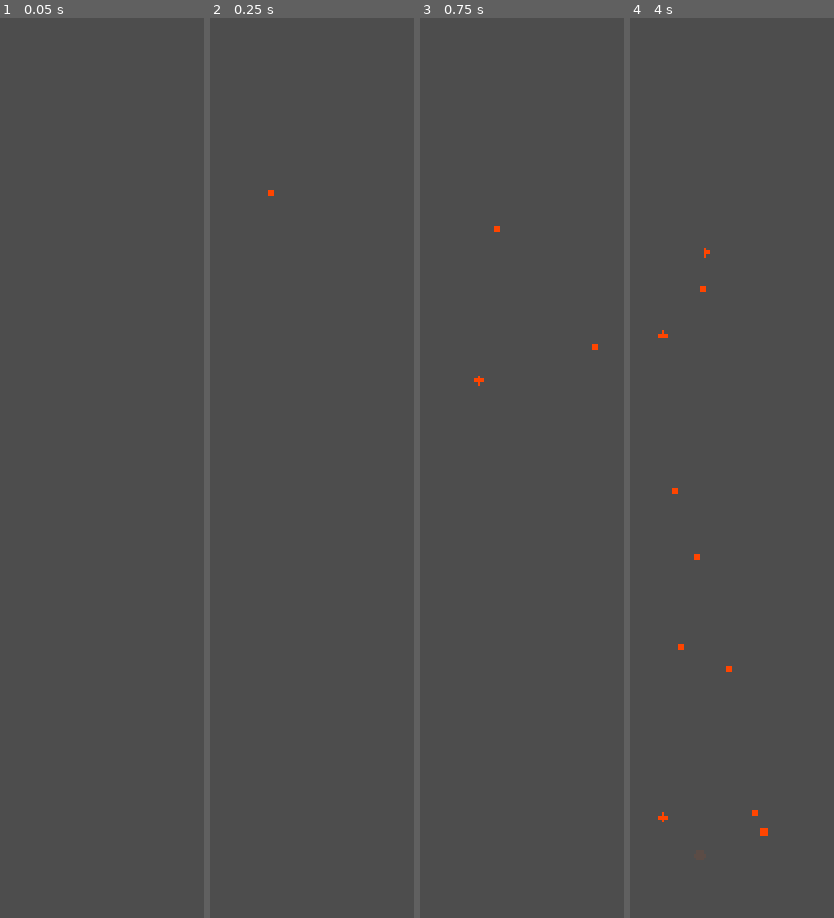
Above: before the commit, frames 1-4 (left to right).
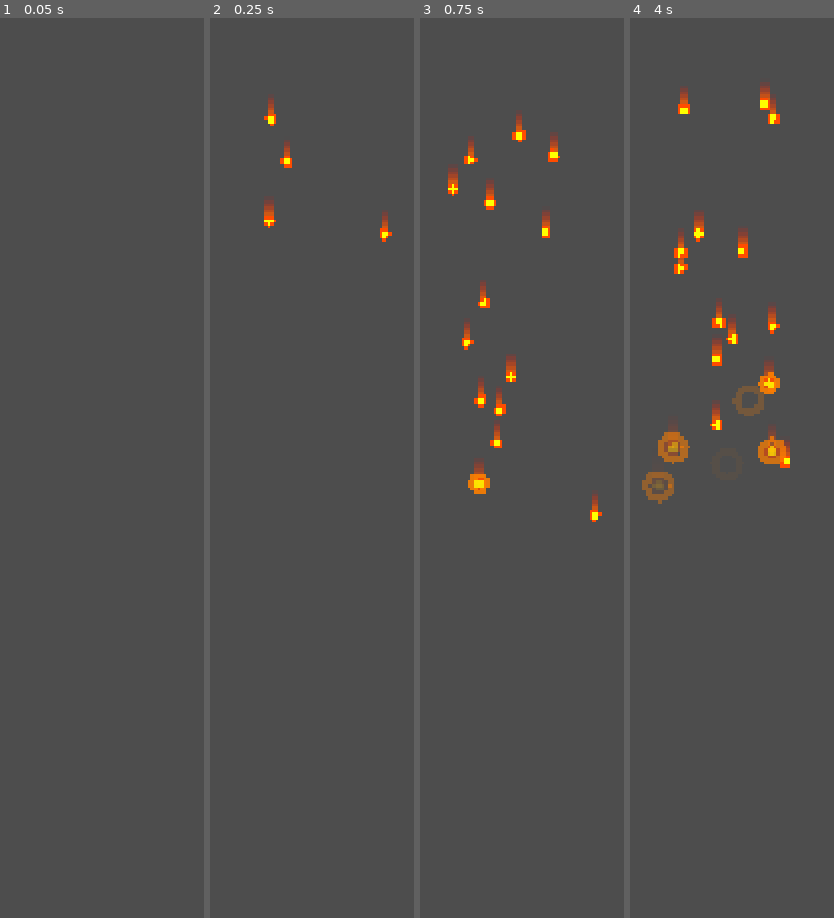
Above: after the commit, the same moments.

Repository: seekerzz/tower-html
Game: Godot game, scene res://src/Scenes/Tests/TestFirestorm.tscn
Same seed, same stepped clock (60 frames per second), same inputs: the game is played once before the commit and once after it. The project has no main scene, so this scene is started directly.
Inputs (mouse positions are in pixels of both pictures, inside the frame that each line leads up to):
- Up to frame 1 (0.05 s): no input
- Up to frame 2 (0.25 s): no input
- Up to frame 3 (0.75 s): tap Enter at 0.5 s; move the mouse to (outside the picture) at 0.52 s; hold Right (ui_right) from 0.53 s (still down); tap Q at 0.6 s; click (outside the picture) at 0.67 s
- Up to frame 4 (4 s): release Right (ui_right) at 1.25 s; drag from (outside the picture) to (805, 531) at 1.27 s; move the mouse to (outside the picture) at 2.02 s; hold Right (ui_right) 2.03-2.75 s; tap R at 2.1 s; drag from (652, 648) to (762, 360) at 2.77 s; move the mouse to (outside the picture) at 3.52 s; hold Left (ui_left) from 3.53 s (still down); tap Q at 3.6 s

Frame 1 is identical in both runs. In frame 2, 0.5% of the frame differs, in the area x 26-90%, y 8-25%; in frame 3, 1.9%; in frame 4, 3.6%, in the area x 5-79%, y 7-91%.

Commit message:
Implement Phoenix Firestorm skill with enhanced visuals
- Added `src/Scripts/Skills/FirestormController.gd`: Controls the Firestorm skill, spawning meteor projectiles rapidly in a defined area.
- Updated `src/Scripts/Projectile.gd`:
    - Added `_setup_meteor()` for a high-quality visual representation (core, head, trail).
    - Added `_spawn_meteor_explosion()` to create an explosion effect (expanding ring) when the meteor despawns/impacts.
- Created `src/Scenes/Tests/TestFirestorm.tscn`: A test scene to verify the skill's visual and logical behavior.
- Adjusted spawn rate to 20/sec and increased projectile speed for a more impactful "Rain of Fire" effect.

Diff:
--- a/src/Scripts/Projectile.gd
+++ b/src/Scripts/Projectile.gd
@@ -78,7 +78,7 @@
 	elif type == "dragon_breath":
 		_setup_dragon_breath()
 	elif type == "meteor":
-		_setup_simple_visual(Color("FF4500"), "circle") # Orange-Red circle
+		_setup_meteor()
 	elif type == "pinecone":
 		_setup_simple_visual(Color("8B4513"), "circle") # Brown circle
 	elif type == "ink":
@@ -107,7 +107,37 @@
 		# Slight expansion for explosion effect
 		tween.tween_property(self, "scale", scale * 1.5, 0.2)
 
+	if type == "meteor":
+		# Spawn explosion
+		_spawn_meteor_explosion()
+
 	tween.chain().tween_callback(queue_free)
+
+func _spawn_meteor_explosion():
+	# Simple explosion visual
+	var explosion = Node2D.new()
+	explosion.position = global_position
+
+	# Expanding ring
+	var ring = Line2D.new()
+	var points = []
+	for i in range(17):
+		var angle = (i * TAU) / 16
+		points.append(Vector2(cos(angle), sin(angle)) * 5.0)
+	ring.points = PackedVector2Array(points)
+	ring.width = 3.0
+	ring.closed = true
+	ring.default_color = Color(1.0, 0.5, 0.0) # Orange
+	explosion.add_child(ring)
+
+	# Tween ring
+	var tween = explosion.create_tween()
+	tween.tween_property(ring, "scale", Vector2(4, 4), 0.3).set_trans(Tween.TRANS_EXPO).set_ease(Tween.EASE_OUT)
+	tween.parallel().tween_property(ring, "modulate:a", 0.0, 0.3)
+	tween.chain().tween_callback(explosion.queue_free)
+
+	# Add to parent scene so it persists
+	get_parent().add_child(explosion)
 
 func _process(delta):
 	if is_fading: return
@@ -496,3 +526,50 @@
 	poly.polygon = PackedVector2Array(pts)
 	poly.color = Color(1.0, 0.4, 0.0, 0.7) # Orange
 	add_child(poly)
+
+func _setup_meteor():
+	if visual_node: visual_node.hide()
+
+	# Head: Fiery circle
+	var head = Polygon2D.new()
+	var points = PackedVector2Array()
+	var radius = 10.0
+	for i in range(12):
+		var angle = (i * TAU) / 12
+		points.append(Vector2(cos(angle), sin(angle)) * radius)
+	head.polygon = points
+	head.color = Color(1.0, 0.3, 0.0) # Red-Orange
+	add_child(head)
+
+	# Core: Yellow center
+	var core = Polygon2D.new()
+	points = PackedVector2Array()
+	radius = 6.0
+	for i in range(12):
+		var angle = (i * TAU) / 12
+		points.append(Vector2(cos(angle), sin(angle)) * radius)
+	core.polygon = points
+	core.color = Color(1.0, 1.0, 0.0) # Yellow
+	add_child(core)
+
+	# Trail: Line2D
+	var trail = Line2D.new()
+	trail.width = 12.0
+	# Trail points backwards
+	trail.points = PackedVector2Array([Vector2.ZERO, Vector2(-40, 0)])
+
+	var gradient = Gradient.new()
+	gradient.set_color(0, Color(1.0, 0.5, 0.0, 1.0)) # Orange
+	gradient.add_point(1.0, Color(1.0, 0.0, 0.0, 0.0)) # Red Transparent
+	trail.gradient = gradient
+
+	# Move trail behind head
+	trail.show_behind_parent = true
+	# Actually Line2D is drawn in order. Add it first to be behind.
+	# But we already added head. So move head to top or just set z_index.
+	# Or re-add in order.
+	remove_child(head)
+	remove_child(core)
+	add_child(trail)
+	add_child(head)
+	add_child(core)
--- a/src/Scripts/Skills/FirestormController.gd
+++ b/src/Scripts/Skills/FirestormController.gd
@@ -1,18 +1,13 @@
 extends Node2D
 
 var duration = 4.0
-var tick_interval = 0.2
-var area_size = Vector2.ZERO # Initialized in _ready
+var tick_interval = 0.05 # Increased rate (20 per second)
+var area_size = Vector2.ZERO
 
 var _timer = null
 
 func _ready():
-	# area_size initialization relies on Constants which might not be preloaded if this is run in isolation
-	# But in Godot Constants is usually a singleton or globally accessible class
-	# Assuming Constants is a global class or autoload
-
 	if area_size == Vector2.ZERO:
-		# Fallback if not set by caller or global Constants not available (for tests)
 		if has_node("/root/Constants"):
 			var Constants = get_node("/root/Constants")
 			area_size = Vector2(4, 4) * Constants.TILE_SIZE
@@ -20,7 +15,7 @@
 			var Constants = load("res://src/Scripts/Constants.gd").new()
 			area_size = Vector2(4, 4) * Constants.TILE_SIZE
 		else:
-			area_size = Vector2(240, 240) # Default fallback
+			area_size = Vector2(240, 240)
 
 	_timer = Timer.new()
 	_timer.wait_time = tick_interval
@@ -29,7 +24,6 @@
 	_timer.connect("timeout", Callable(self, "_on_timer_timeout"))
 	add_child(_timer)
 
-	# Self destruct timer
 	var destruct_timer = Timer.new()
 	destruct_timer.wait_time = duration
 	destruct_timer.one_shot = true
@@ -45,49 +39,27 @@
 	var projectile_scene = preload("res://src/Scenes/Game/Projectile.tscn")
 	var projectile = projectile_scene.instantiate()
 
-	var start_pos = random_pos + Vector2(0, -500)
-	var target_pos = random_pos # Use a dummy target or just position
+	# Start higher for faster speed to look good
+	var spawn_height = 600.0
+	var start_pos = random_pos + Vector2(0, -spawn_height)
+	var target_pos = random_pos
 
-	# Projectile setup: setup(start_pos, target_node, dmg, proj_speed, proj_type, stats = {})
-	# We don't have a target unit, so target_node is null.
-	# But Projectile.gd uses target_node for direction.
-	# If target is null, it might not move unless we hack it or if it supports moving to a point.
-	# Let's check Projectile.gd again.
-
-	# Projectile.gd:
-	# if is_instance_valid(target):
-	#   direction = (target.global_position - global_position).normalized()
-	# else:
-	#   direction = Vector2.RIGHT.rotated(rotation)
-
-	# So if we set rotation correctly, it will move there.
 	var direction = (target_pos - start_pos).normalized()
 	var angle = direction.angle()
+
+	var speed = 900.0 # Faster
+	var travel_time = spawn_height / speed
 
 	var stats = {
 		"angle": angle
 	}
 
-	# We need to add the projectile to the scene tree.
-	# Usually projectiles are added to a manager or the map.
-	# Here we can add it to this node or the parent.
-	# But this node might be destroyed before projectile finishes.
-	# The projectile also has logic `get_parent().call_deferred("add_child", proj)` in split,
-	# suggesting it expects to be in a container.
-	# Let's add it to the scene root or current parent.
-
 	if get_parent():
 		get_parent().add_child(projectile)
 	else:
-		add_child(projectile) # Fallback
+		add_child(projectile)
 
-	projectile.setup(start_pos, null, 10, 600, "meteor", stats)
+	projectile.setup(start_pos, null, 10, speed, "meteor", stats)
 
-	# Since target is null, we need to ensure it stops or explodes when hitting ground.
-	# Standard projectile only explodes on Area2D collision with enemy or timeout.
-	# "Meteor" logic suggests it hits the ground (target_pos).
-	# Projectile.gd doesn't support "move to point" natively unless we add it or use a fake target.
-	# But for visual test, seeing it fall is enough.
-	# It will keep falling past the target point until life expires.
-	# Life = 2.0s. 500px / 600 speed < 1s. So it will pass through.
-	# This matches "falling object" visual.
+	# Set life to exactly when it hits the ground so it explodes there
+	projectile.life = travel_time
